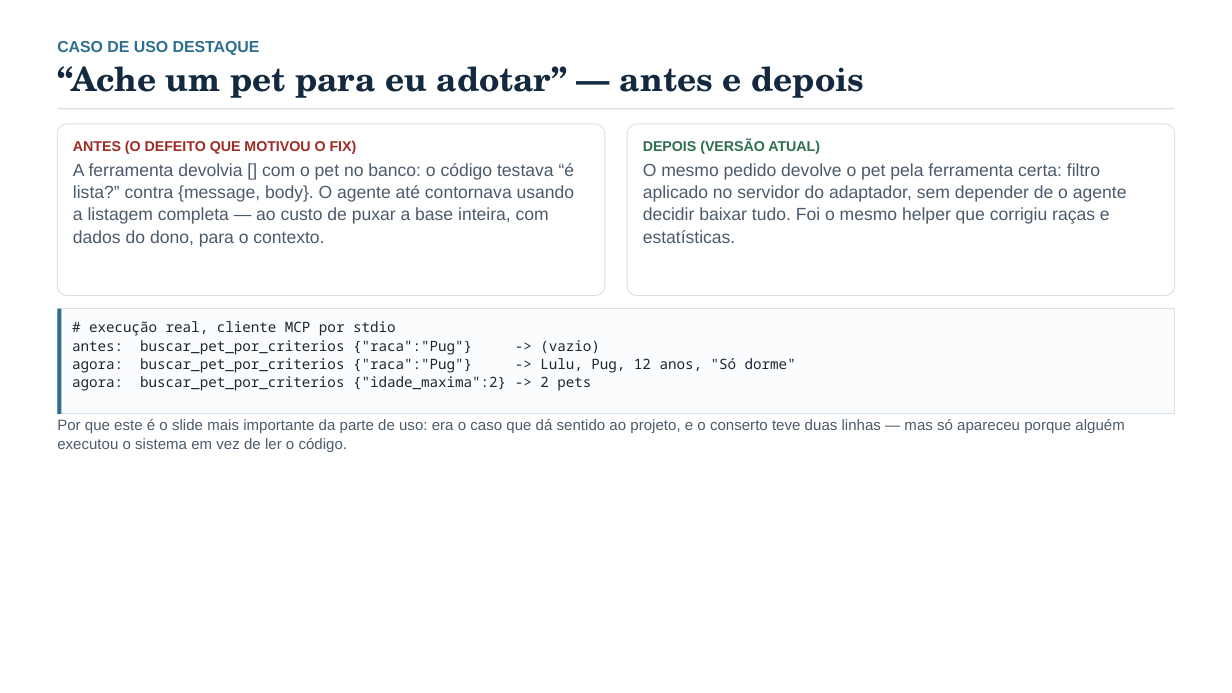
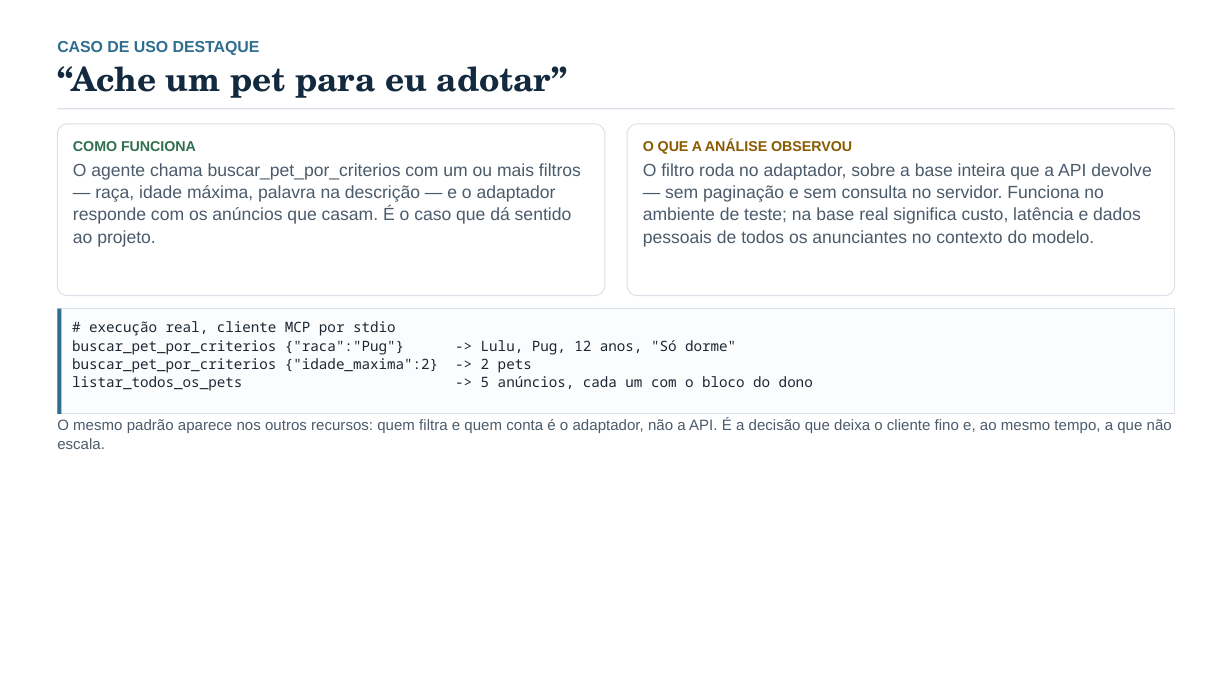
Before and after one commit to edu-correia/project-mcp-pet-adoption, a slide deck: slide 7 of docs/apresentacao-analise-pethouse-mcp.pptx (slide 8 before the commit). Drawn at 1232x693 pixels with LibreOffice and Linux fonts; fonts in the diff are those of the drawing. Boxes give left, top, right and bottom in pixels: in the first picture for what was removed or moved away, otherwise in the second. Text is boxed around its words. In the diff, an @@ line names an element or a change of style, - is before the commit and + after.

Commit message:
docs: apresenta a analise da solucao no estado atual (15 slides, sem antes/depois)
- deck reescrito: numeros e tese, arquitetura da ponte, inventario das 12 tools,
  metodo de verificacao, casos de uso, demo, tres insucessos e seguranca
- removidas as referencias a correcao/versao anterior: o material descreve o
  sistema como ele e (publico nao tem contexto de mudanca)
- roteiro de falas refeito para 4 pessoas sobre os 15 slides

```diff
--- a/docs/apresentacao-analise-pethouse-mcp.pptx
+++ b/docs/apresentacao-analise-pethouse-mcp.pptx
@@ text at [57,66,568,98]: text changed @@
-“Ache um pet para eu adotar” — antes e depois
+“Ache um pet para eu adotar”
@@ text at [73,141,581,247]: text changed @@
-ANTES (O DEFEITO QUE MOTIVOU O FIX)
-A ferramenta devolvia [] com o pet no banco: o código testava “é lista?” contra {message, body}. O agente até contornava usando a listagem completa — ao custo de puxar a base inteira, com dados do dono, para o contexto.
+COMO FUNCIONA
+O agente chama buscar_pet_por_criterios com um ou mais filtros — raça, idade máxima, palavra na descrição — e o adaptador responde com os anúncios que casam. É o caso que dá sentido ao projeto.
@@ text at [643,139,1151,247]: text changed @@
-DEPOIS (VERSÃO ATUAL)
-O mesmo pedido devolve o pet pela ferramenta certa: filtro aplicado no servidor do adaptador, sem depender de o agente decidir baixar tudo. Foi o mesmo helper que corrigiu raças e estatísticas.
+O QUE A ANÁLISE OBSERVOU
+O filtro roda no adaptador, sobre a base inteira que a API devolve — sem paginação e sem consulta no servidor. Funciona no ambiente de teste; na base real significa custo, latência e dados pessoais de todos os anunciantes no contexto do modelo.
@@ text at [72,340,813,391]: text changed @@
-antes: buscar_pet_por_criterios {"raca":"Pug"} -> (vazio)
-agora: buscar_pet_por_criterios {"raca":"Pug"} -> Lulu, Pug, 12 anos, "Só dorme"
-agora: buscar_pet_por_criterios {"idade_maxima":2} -> 2 pets
+buscar_pet_por_criterios {"raca":"Pug"} -> Lulu, Pug, 12 anos, "Só dorme"
+buscar_pet_por_criterios {"idade_maxima":2} -> 2 pets
+listar_todos_os_pets -> 5 anúncios, cada um com o bloco do dono
@@ text at [57,418,1172,449]: text changed @@
-Por que este é o slide mais importante da parte de uso: era o caso que dá sentido ao projeto, e o conserto teve duas linhas — mas só apareceu porque alguém executou o sistema em vez de ler o código.
+O mesmo padrão aparece nos outros recursos: quem filtra e quem conta é o adaptador, não a API. É a decisão que deixa o cliente fino e, ao mesmo tempo, a que não escala.
```
Also in this commit, not shown: 14 other slides changed, 1 slide removed, 4 other files.
